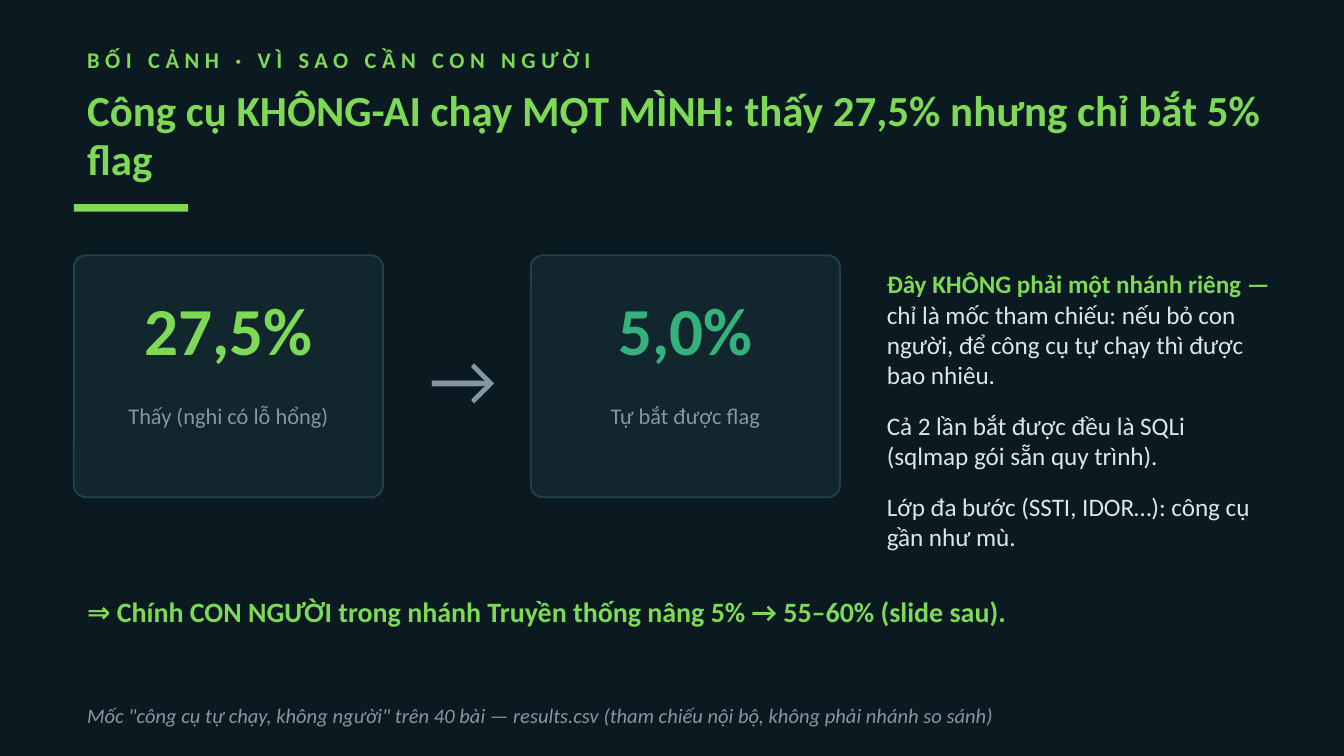
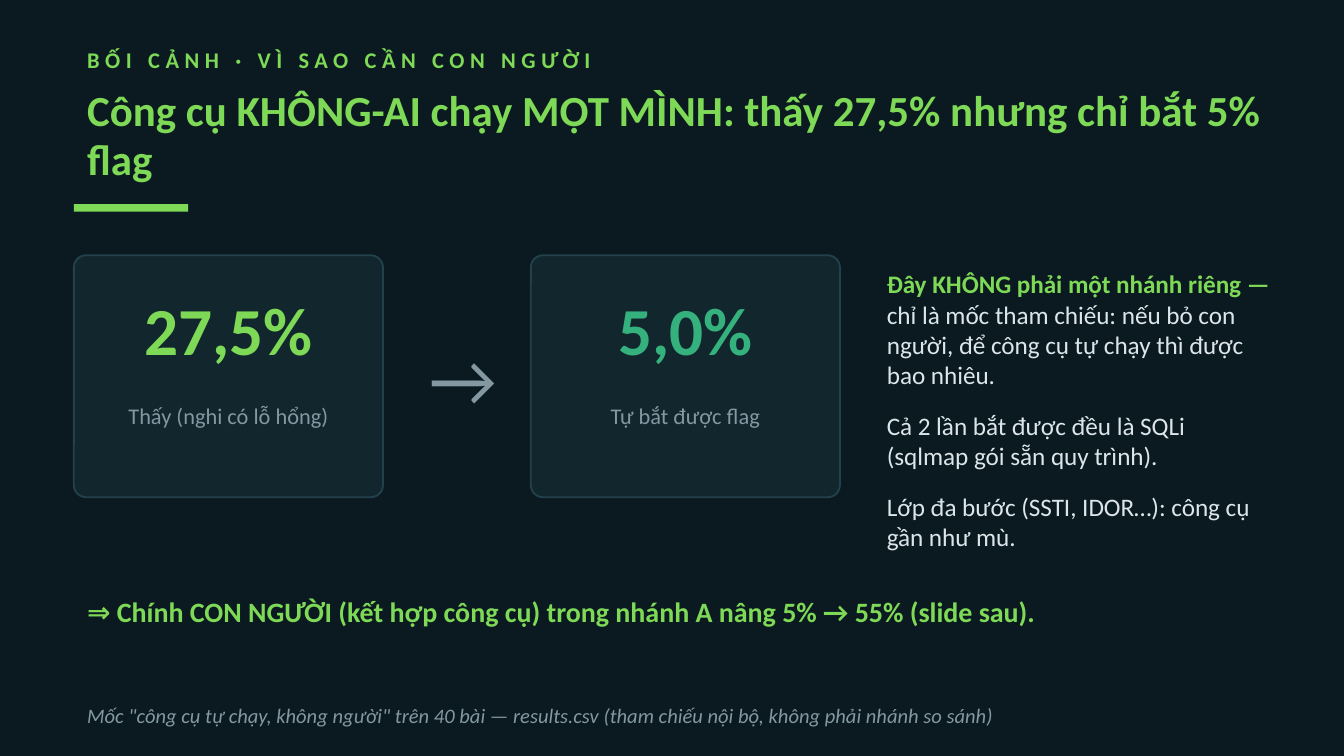
Before and after one commit to VuNguyenBinh/KLTN-FA26, a slide deck: slide 9 of Slide/KTLN_slide.pptx. Drawn at 1344x756 pixels with LibreOffice and Linux fonts; fonts in the diff are those of the drawing. Boxes give left, top, right and bottom in pixels: in the first picture for what was removed or moved away, otherwise in the second. Text is boxed around its words. In the diff, an @@ line names an element or a change of style, - is before the commit and + after.

```diff
--- a/Slide/KTLN_slide.pptx
+++ b/Slide/KTLN_slide.pptx
@@ text at (117, 599, 1035, 627): text changed @@
-⇒ Chính CON NGƯỜI trong nhánh Truyền thống nâng 5% → 55–60% (slide sau).
+⇒ Chính CON NGƯỜI (kết hợp công cụ) trong nhánh A nâng 5% → 55% (slide sau).
```
Also in this commit, not shown: 3 other slides changed, 5 other files.
